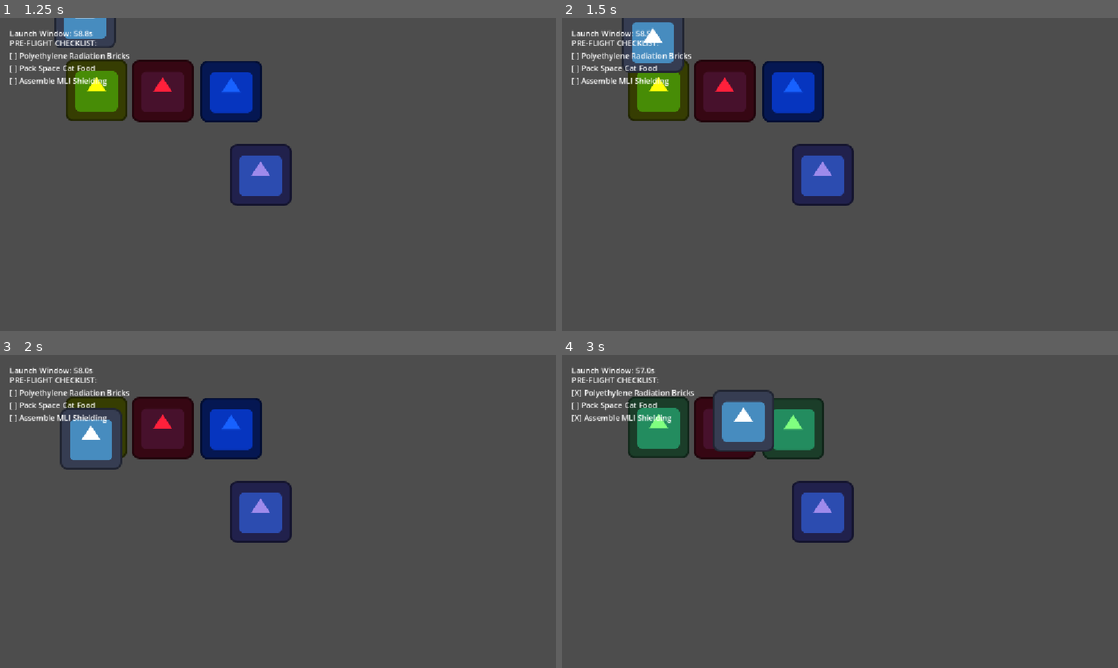
Above: before the commit, frames 1-4 (two rows, left to right).
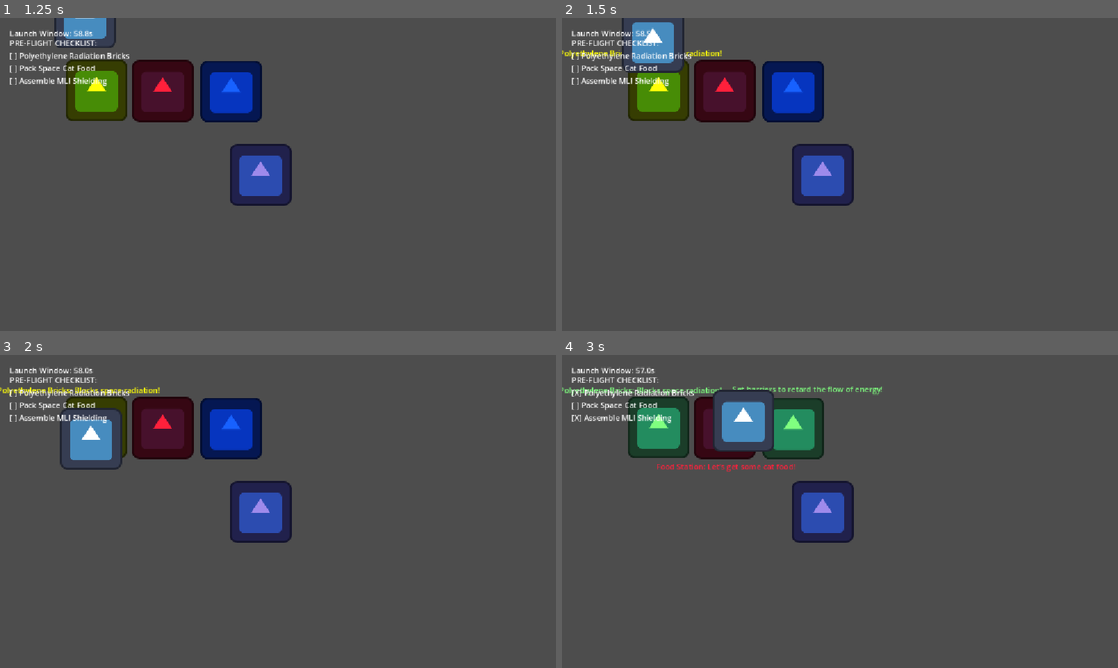
Above: after the commit, the same moments.

Repository: duha-oruc/astromeow
Game: Godot game, scene res://Main.tscn
Two runs of this game, one before a commit and one after it. Both use one fixed random seed, a clock stepped at 60 frames per second and the inputs below. The engine's default icon, where the game draws it, is replaced by a stand-in: a white triangle on a blue panel in a dark square.
Inputs:
- Up to frame 1 (1.25 s): tap Enter at 0.5 s; hold Right (ui_right) from 0.53 s (still down); hold E (interact) from 0.53 s (still down)
- Up to frame 2 (1.5 s): release Right (ui_right) at 1.28 s; release E (interact) at 1.28 s; hold Down (ui_down) from 1.28 s (still down); tap E (interact) at 1.35 s
- Up to frame 3 (2 s): keep holding Down (ui_down)
- Up to frame 4 (3 s): release Down (ui_down) at 2.03 s; hold Right (ui_right) 2.03-2.78 s; hold E (interact) 2.03-2.78 s; hold Up (ui_up) from 2.78 s (still down); tap E (interact) at 2.85 s

Frame 1 is identical in both runs. In frame 2, 0.2% of the frame differs, in the area x 0-29%, y 10-13%; in frame 3, 0.3%; in frame 4, 0.8%, in the area x 0-58%, y 10-38%.

Commit message:
Space Flight

Diff:
--- a/GameManager.gd
+++ b/GameManager.gd
@@ -2,6 +2,16 @@
 
 signal stats_updated
 signal game_over(won: bool, reason: String)
+signal nasa_flare_loaded
+
+# --- NASA API VERİLERİ ---
+const NASA_API_KEY: String = "DEMO_KEY" # Kendi api.nasa.gov anahtarını buraya yazabilirsin
+var flare_data = {
+	"class_type": "M2.4",
+	"time": "2026-11-14 14:22 UTC",
+	"location": "N18W42 (Active Region 3889)",
+	"is_live": false
+}
 
 # Phase 1: Ship Prep Tasks
 var tasks = {
@@ -24,6 +34,51 @@
 	"Basalt": 0,
 	"Anorthosite": 0
 }
+
+func _ready() -> void:
+	fetch_nasa_solar_flare()
+
+var api_key: String = Secrets.NASA_API_KEY
+
+func fetch_nasa_solar_flare() -> void:
+	var http = HTTPRequest.new()
+	add_child(http)
+	http.request_completed.connect(_on_nasa_request_completed)
+
+	var unix_now = Time.get_unix_time_from_system()
+	var end_date = Time.get_date_string_from_unix_time(unix_now)
+	var start_date = Time.get_date_string_from_unix_time(unix_now - 10 * 86400)
+
+	var url = "https://api.nasa.gov/DONKI/FLR?startDate=%s&endDate=%s&api_key=%s" % [start_date, end_date, api_key]
+	http.request(url)
+
+func _on_nasa_request_completed(result: int, response_code: int, _headers: PackedStringArray, body: PackedByteArray) -> void:
+	if result != HTTPRequest.RESULT_SUCCESS or response_code != 200:
+		print("[NASA API] Yanıt alınamadı (Kod: %d), yedek veri devrede." % response_code)
+		return
+
+	var json = JSON.parse_string(body.get_string_from_utf8())
+	if typeof(json) == TYPE_ARRAY and json.size() > 0:
+		# Dizideki en güncel Güneş patlamasını al
+		var latest = json[json.size() - 1]
+
+		flare_data["class_type"] = str(latest.get("classType", "M1.8"))
+
+		# Tarih ve saati okunaklı hale getir ("2026-11-14T14:22Z" -> "2026-11-14 14:22 UTC")
+		var raw_time = str(latest.get("peakTime", latest.get("beginTime", "")))
+		flare_data["time"] = raw_time.replace("T", " ").replace("Z", " UTC")
+
+		# Güneş üzerindeki koordinat ve aktif bölge numarası
+		var loc = str(latest.get("sourceLocation", ""))
+		var region = str(latest.get("activeRegionNum", ""))
+		if loc != "":
+			flare_data["location"] = "%s (AR %s)" % [loc, region] if region != "" else loc
+		else:
+			flare_data["location"] = "Solar Disk (Active Region %s)" % region
+
+		flare_data["is_live"] = true
+		emit_signal("nasa_flare_loaded")
+		print("[NASA LIVE DONKI] SOLAR RADIATION: ", flare_data)
 
 func _process(delta: float) -> void:
 	if is_timer_running and current_phase == "SHIP":
@@ -56,4 +111,8 @@
 			won = false
 			break
 	if won:
-		emit_signal("game_over", true, "Mission Accomplished! AstroCat collected all lunar samples!")
+		current_phase = "FLIGHT_RETURN"
+		emit_signal("stats_updated")
+		var main_scene = get_tree().current_scene
+		if main_scene.has_method("load_space_flight"):
+			main_scene.load_space_flight("RETURN")
--- a/LunarRock.gd
+++ b/LunarRock.gd
@@ -2,17 +2,25 @@
 
 @export_enum("Basalt", "Anorthosite", "DecoyRock") var rock_type: String = "Basalt"
 
+@onready var info_label: Label = $Label # İçine eklediğin Label'ın adı
+
 func _ready() -> void:
+	if info_label:
+		info_label.visible = false
 	body_entered.connect(_on_body_entered)
 	body_exited.connect(_on_body_exited)
 
 func _on_body_entered(body: Node2D) -> void:
 	if body.name == "CatPlayer":
 		body.nearby_interactable = self
+		if info_label:
+			info_label.visible = true
 
 func _on_body_exited(body: Node2D) -> void:
 	if body.name == "CatPlayer" and body.nearby_interactable == self:
 		body.nearby_interactable = null
+		if info_label:
+			info_label.visible = false
 
 func interact() -> void:
 	GameManager.collect_rock(rock_type)
--- a/Main.gd
+++ b/Main.gd
@@ -1,9 +1,26 @@
 extends Node2D
 
+func load_space_flight(direction: String = "OUTBOUND") -> void:
+	if has_node("ShipInterior"):
+		$ShipInterior.queue_free()
+	if has_node("MoonSurface"):
+		$MoonSurface.queue_free()
+	if has_node("SpaceFlight"):
+		$SpaceFlight.queue_free()
+
+	var flight_scene = preload("res://SpaceFlight.tscn").instantiate()
+	flight_scene.name = "SpaceFlight"
+	flight_scene.flight_direction = direction
+	add_child(flight_scene)
+	move_child(flight_scene, 0)
+
 func load_moon_surface() -> void:
+	if has_node("SpaceFlight"):
+		$SpaceFlight.queue_free()
 	if has_node("ShipInterior"):
 		$ShipInterior.queue_free()
 
 	var moon_scene = preload("res://MoonSurface.tscn").instantiate()
+	moon_scene.name = "MoonSurface"
 	add_child(moon_scene)
 	move_child(moon_scene, 0)
--- a/PrepStation.gd
+++ b/PrepStation.gd
@@ -4,19 +4,25 @@
 @export var work_required: float = 2.0 # Seconds to hold interact or press
 
 var is_completed: bool = false
+@onready var info_label: Label = $Label
 
 func _ready() -> void:
+	if info_label:
+		info_label.visible = false
 	body_entered.connect(_on_body_entered)
 	body_exited.connect(_on_body_exited)
 
 func _on_body_entered(body: Node2D) -> void:
 	if body.name == "CatPlayer":
 		body.nearby_interactable = self
-		# Optional: Show a "[E] Prepare" floating prompt here
+		if info_label:
+			info_label.visible = true
 
 func _on_body_exited(body: Node2D) -> void:
 	if body.name == "CatPlayer" and body.nearby_interactable == self:
 		body.nearby_interactable = null
+		if info_label:
+			info_label.visible = false
 
 func interact() -> void:
 	if not is_completed:
--- /dev/null
+++ b/Secrets.gd
@@ -0,0 +1,2 @@
+class_name Secrets
+const NASA_API_KEY: String = "9DhgRD6rhmjzhN9bqn6TrQbhKkg9HjPcfTgWcHT"
--- a/ShipInterior.tscn
+++ b/ShipInterior.tscn
@@ -24,6 +24,14 @@
 [node name="CollisionShape2D" type="CollisionShape2D" parent="PolyethyleneStation" unique_id=560745279]
 shape = SubResource("RectangleShape2D_vki55")
 
+[node name="Label" type="Label" parent="PolyethyleneStation" unique_id=297277113]
+visible = false
+offset_left = -206.0
+offset_top = -89.0
+offset_right = 131.0
+offset_bottom = -66.0
+text = "Polyethylene Bricks: Blocks space radiation!"
+
 [node name="FoodStation" type="Area2D" parent="." unique_id=2015317715]
 modulate = Color(1, 0.1254902, 0.23137255, 1)
 position = Vector2(336, 151)
@@ -38,6 +46,14 @@
 position = Vector2(1, 0)
 shape = SubResource("RectangleShape2D_vki55")
 
+[node name="Label" type="Label" parent="FoodStation" unique_id=1112468847]
+visible = false
+offset_left = -141.0
+offset_top = 68.0
+offset_right = 148.0
+offset_bottom = 91.0
+text = "Food Station: Let's get some cat food!"
+
 [node name="MLIStation" type="Area2D" parent="." unique_id=2020264141]
 modulate = Color(0.09019608, 0.38039216, 1, 1)
 position = Vector2(479, 152)
@@ -50,6 +66,14 @@
 [node name="CollisionShape2D" type="CollisionShape2D" parent="MLIStation" unique_id=132650077]
 shape = SubResource("RectangleShape2D_vki55")
 
+[node name="Label" type="Label" parent="MLIStation" unique_id=1173731598]
+visible = false
+offset_left = -126.0
+offset_top = -93.0
+offset_right = 186.0
+offset_bottom = -70.0
+text = "Set barriers to retard the flow of energy!"
+
 [node name="CockpitConsole" type="Area2D" parent="." unique_id=244412930]
 position = Vector2(540, 325)
 script = ExtResource("4_a15gb")
@@ -60,7 +84,7 @@
 
 [node name="CollisionShape2D" type="CollisionShape2D" parent="CockpitConsole" unique_id=1875107066]
 top_level = true
-position = Vector2(539, 325)
+position = Vector2(742, 300)
 shape = SubResource("RectangleShape2D_ehyl8")
 
 [node name="CatPlayer" parent="." unique_id=1714807404 instance=ExtResource("1_ii3wf")]
--- /dev/null
+++ b/SpaceFlight.gd
@@ -0,0 +1,41 @@
+extends Node2D
+
+var flight_direction: String = "OUTBOUND"
+
+@onready var rocket: Node2D = $Rocket
+@onready var earth: Node2D = $EarthSprite
+@onready var moon: Node2D = $MoonSprite
+
+func _ready() -> void:
+	if rocket is AnimatedSprite2D:
+		rocket.play()
+
+	var start_pos: Vector2
+	var end_pos: Vector2
+
+	if flight_direction == "OUTBOUND":
+		start_pos = earth.position + Vector2(60, 0)
+		end_pos = moon.position - Vector2(60, 0)
+		rocket.rotation = deg_to_rad(90)
+	else:
+
+		start_pos = moon.position - Vector2(60, 0)
+		end_pos = earth.position + Vector2(60, 0)
+		rocket.rotation = deg_to_rad(-90)
+
+	rocket.position = start_pos
+
+	var tween = create_tween()
+	tween.tween_property(rocket, "position", end_pos, 3.5).set_trans(Tween.TRANS_SINE).set_ease(Tween.EASE_IN_OUT)
+	tween.finished.connect(_on_flight_finished)
+
+func _on_flight_finished() -> void:
+	var main_scene = get_tree().current_scene
+	if flight_direction == "OUTBOUND":
+		GameManager.current_phase = "MOON"
+		GameManager.emit_signal("stats_updated")
+		if main_scene.has_method("load_moon_surface"):
+			main_scene.load_moon_surface()
+	else:
+		GameManager.current_phase = "RETURN"
+		GameManager.emit_signal("stats_updated")
--- /dev/null
+++ b/SpaceFlight.tscn
@@ -0,0 +1,3 @@
+[gd_scene format=3 uid="uid://dcs2c6yjitbm3"]
+
+[node name="SpaceFlight" type="Node2D" unique_id=77047887]
Not shown, added: Secrets.gd.uid
Not shown, added: SpaceFlight.gd.uid
